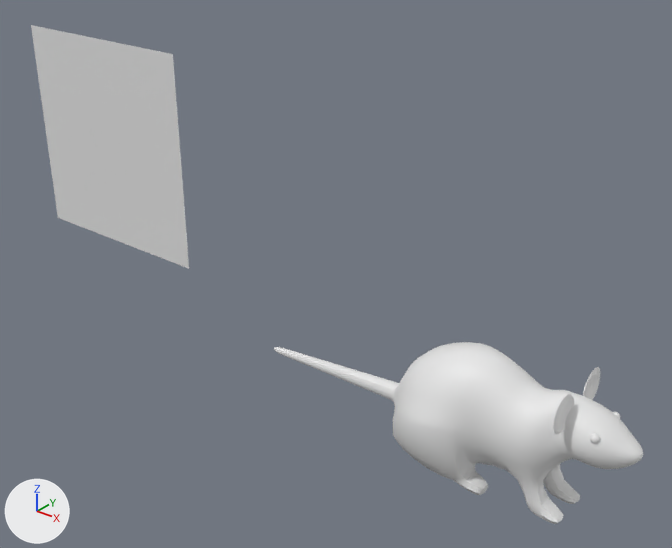
Two versions of the Blender file ProyectoRata/Codificacion/Proyecto Rata/Assets/Prefab/Personajes/RataV1/da_rat.blend, one commit apart.
The view is the same before and after, from a 50 mm camera at (6.67, -13.88, 12.62) aimed at (-4.79, 0.44, 3.74). Arrows for +X, +Y and +Z are at lower left; the lights stay in place. Materials are left out; every surface is plain grey.
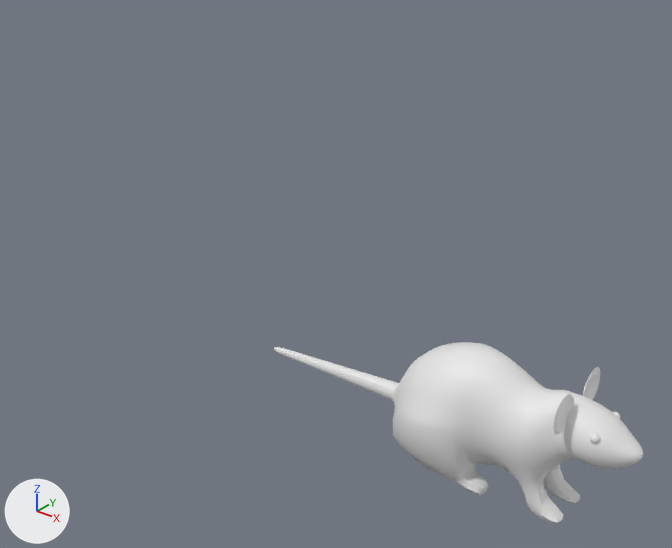
Changed parts and their boxes [x1, y1, x2, y2] in the pictures (672 x 548 px):
'Plane.002', hidden
    before: [31, 25, 189, 269]

Edits to the bpy script that builds the scene:
```text
Change ob_plane_002:
    add ob_plane_002.hide_set(True)
```
